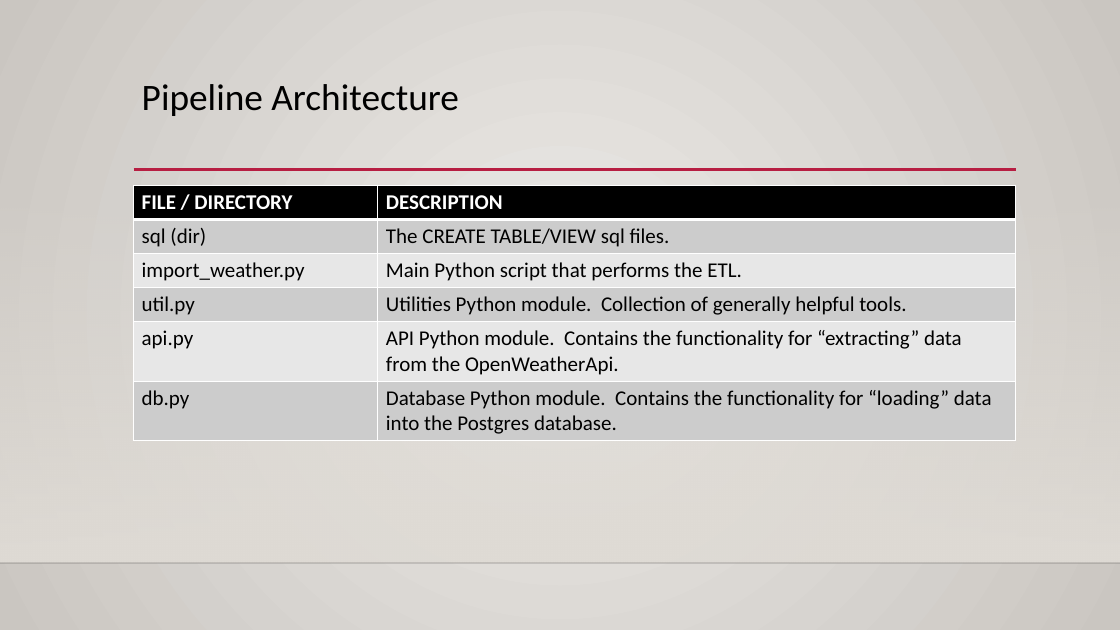
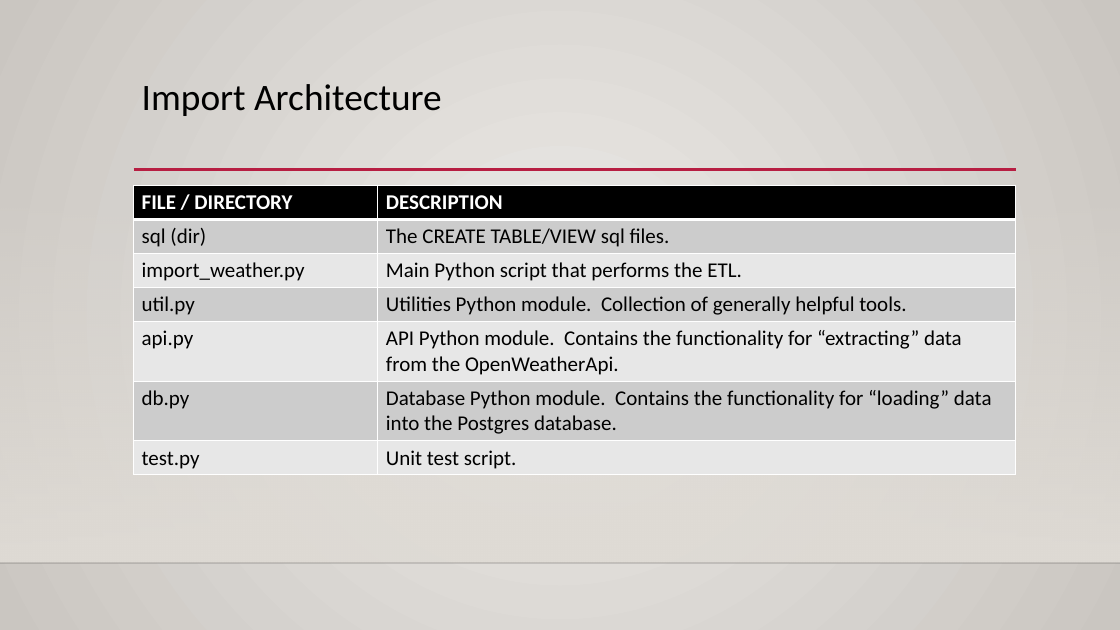
Before and after one commit to LangII/PrescientTechProject, a slide deck: slide 5 of docs/presentation.pptx (slide 4 before the commit). Drawn at 1120x630 pixels with LibreOffice and Linux fonts; fonts in the diff are those of the drawing; background and template pictures are left out. Boxes give left, top, right and bottom in pixels: in the first picture for what was removed or moved away, otherwise in the second. Text is boxed around its words. In the diff, an @@ line names an element or a change of style, - is before the commit and + after.

```diff
--- a/docs/presentation.pptx
+++ b/docs/presentation.pptx
@@ title at (142, 84, 442, 116): text changed @@
-Pipeline Architecture
+Import Architecture
@@ table at (134, 185, 1017, 473) @@
+row 7: test.py | Unit test script.
```
Also in this commit, not shown: 3 other files.
